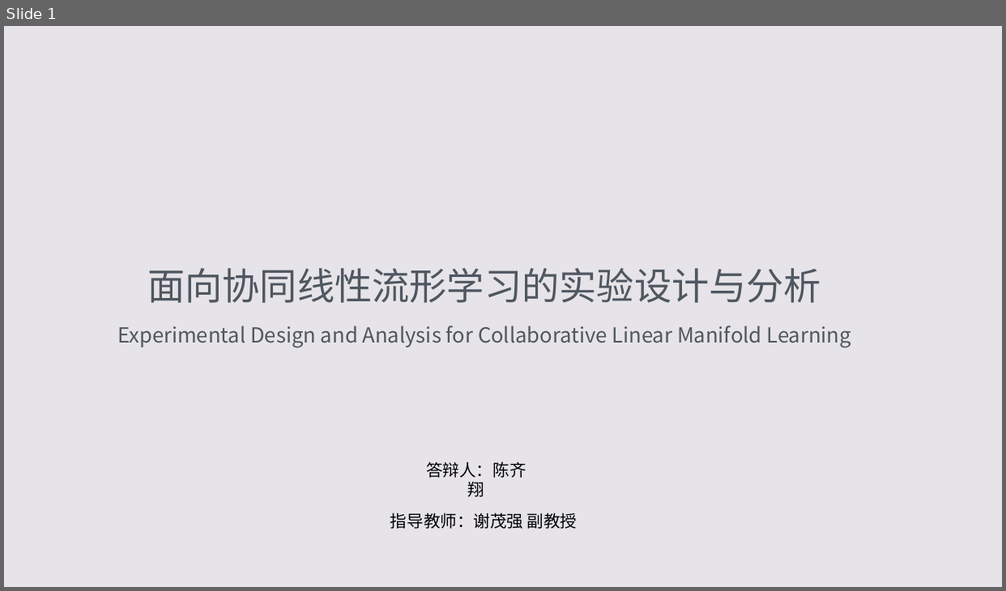
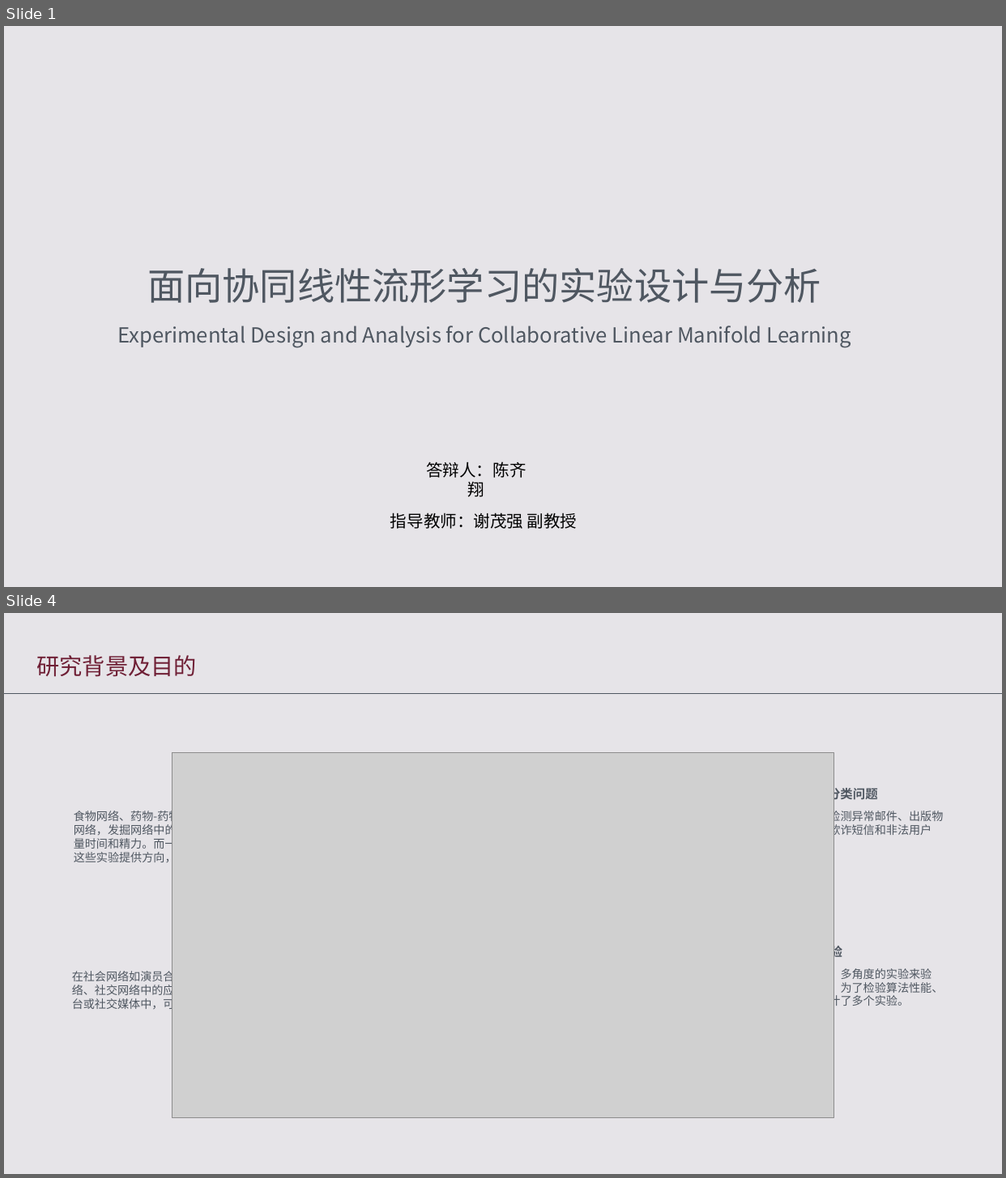
Before and after one commit to NKcqx/NKUBachelorThesis, a slide deck: 答辩/正式答辩_陈齐翔.pptx. Shown one above the other, each under a label of ours: slide 1 before the commit, slides 1 and 4 after it; the slides between them are not shown. The pictures are 1006x591 and 1006x1178 pixels, drawn with LibreOffice and Linux fonts; fonts in the diff are those of the drawing; grey boxes stand for pictures. Boxes give left, top, right and bottom in pixels: in the first picture for what was removed or moved away, otherwise in the second. Text is boxed around its words. In the diff, an @@ line names an element or a change of style, - is before the commit and + after.

```diff
--- a/答辩/正式答辩_陈齐翔.pptx
+++ b/答辩/正式答辩_陈齐翔.pptx
@@ slide 4 added at (4,613,1002,1174), background #E6E4E8 @@
@@ text added at (36,655,197,677), 44 pt, text #6F1F35 @@
+研究背景及目的
@@ line added from (4, 693) to (1002, 693), #4F5761 1 pt @@
@@ picture added at (172,752,833,1118) @@
@@ text added at (753,786,878,803), 24 pt, text #4F5761, bold @@
+有标记网络的分类问题
@@ text added at (74,809,340,865), 22 pt, text #4F5761 @@
+食物网络、药物-药物互作网络、新陈代谢网络等生物网络，发掘网络中的一个关联需要在实验室中耗费大量时间和精力。而一个高准确率的链接预测算法可为这些实验提供方向，减少花费并加快研究进展
@@ text added at (680,809,943,837), 22 pt, text #4F5761 @@
+还可以延伸至分类问题中，如检测异常邮件、出版物类型分类、侦测手机网络中的欺诈短信和非法用户等。
@@ text added at (780,943,842,960), 24 pt, text #4F5761, bold @@
+充分的实验
@@ text added at (72,969,334,1012), 22 pt, text #4F5761 @@
+在社会网络如演员合作关系网络、恐怖分子关系网络、社交网络中的应用也很广泛。将其应用到电商平台或社交媒体中，可以构建推荐系统。
@@ text added at (680,967,943,1009), 22 pt, text #4F5761 @@
+新算法的提出需要经过充分的、多角度的实验来验证，这也是许多论文中的不足。为了检验算法性能、分析影响性能的因素，本文设计了多个实验。
```
Also in this commit, not shown: 4 slides changed, 1 other slide added, 1 slide removed, 30 other files.
